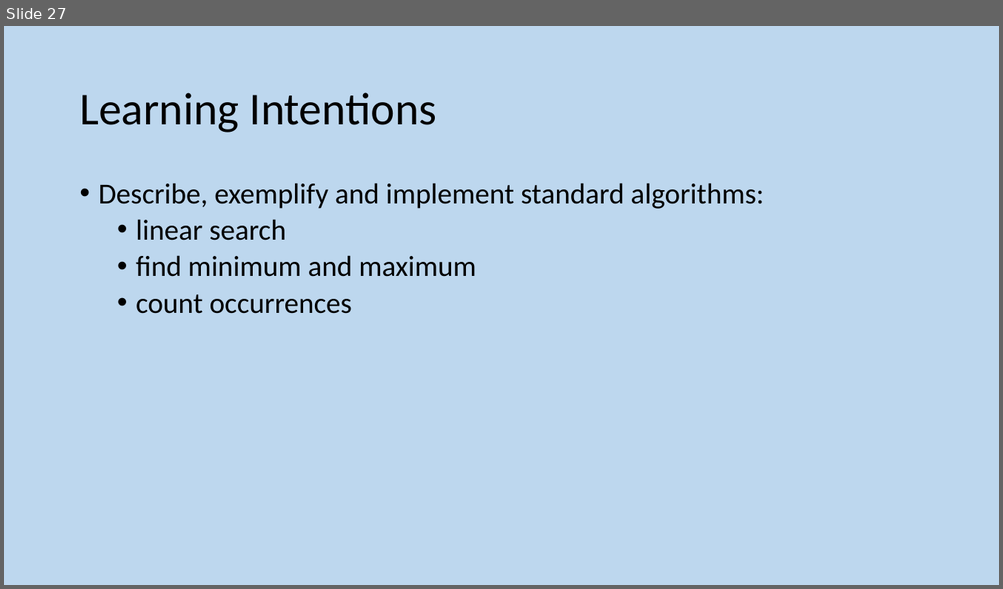
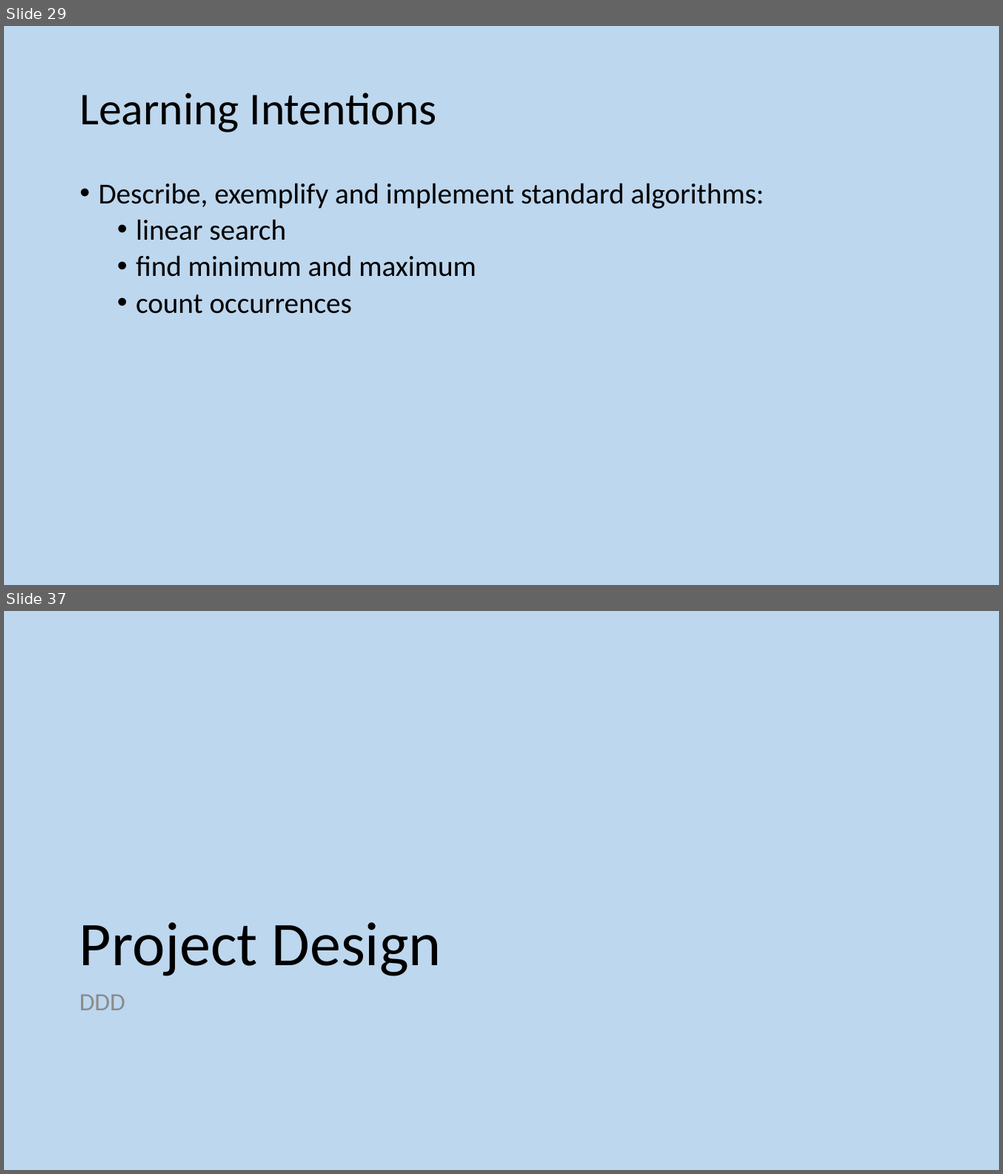
Before and after one commit to MrFriendCS/MrFriendCS.github.io, a slide deck: ah-cs/sdd/AH CS SDD Slides.pptx. Shown one above the other, each under a label of ours: slide 27 before the commit, slides 29 and 37 after it; the slides between them are not shown. The pictures are 1003x589 and 1003x1174 pixels, drawn with LibreOffice and Linux fonts; fonts in the diff are those of the drawing. Boxes give left, top, right and bottom in pixels: in the first picture for what was removed or moved away, otherwise in the second. Text is boxed around its words. In the diff, an @@ line names an element or a change of style, - is before the commit and + after.

```diff
--- a/ah-cs/sdd/AH CS SDD Slides.pptx
+++ b/ah-cs/sdd/AH CS SDD Slides.pptx
@@ slide 37 added at [4,611,999,1170], background #BDD7EE @@
@@ title added at [79,923,441,977], 60 pt, text #000000 @@
+Project Design
@@ text added at [79,994,125,1011], 24 pt, text #8C8C8C @@
+DDD
@@ what was slide 27 is now slide 29 @@
```
Also in this commit, not shown: 5 slides changed, 31 other slides added, 18 other files.
